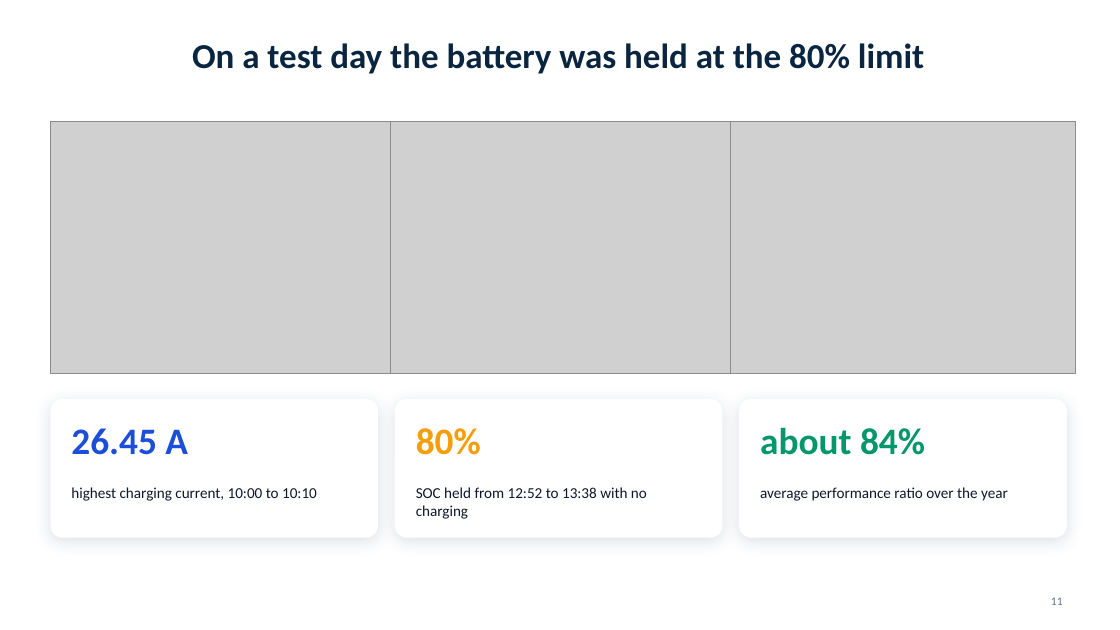
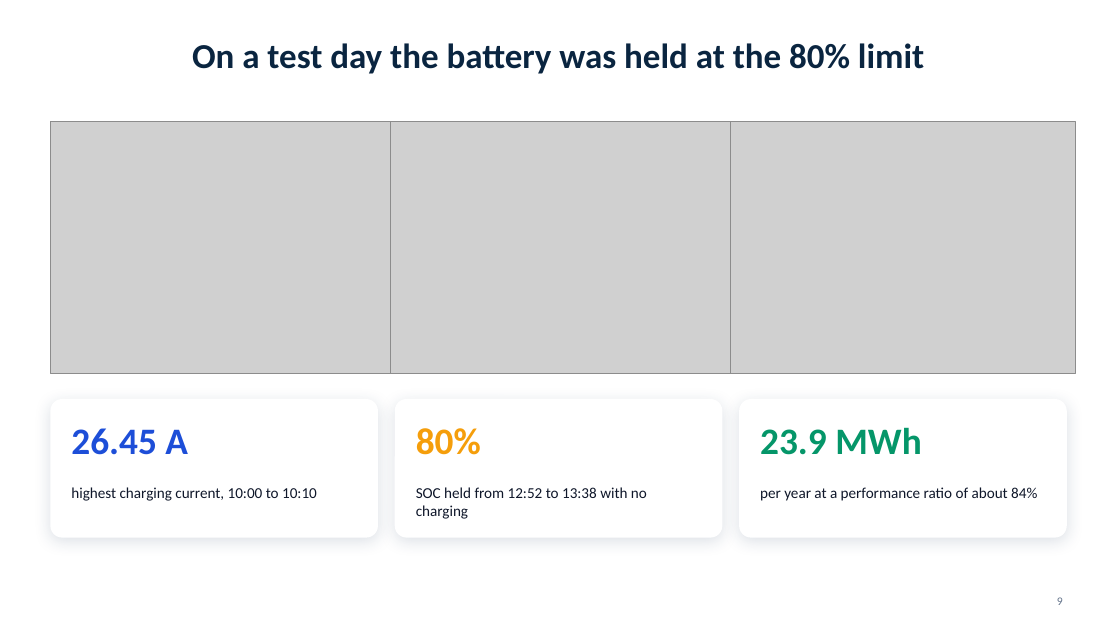
Before and after one commit to shariarmahir/Project-portfolio, a slide deck: slide 9 of public/downloads/presentation-iot-charging-infrastructure.pptx (slide 11 before the commit). Drawn at 1120x630 pixels with LibreOffice and Linux fonts; fonts in the diff are those of the drawing; grey boxes stand for pictures; background and template pictures are left out. Boxes give left, top, right and bottom in pixels: in the first picture for what was removed or moved away, otherwise in the second. Text is boxed around its words. In the diff, an @@ line names an element or a change of style, - is before the commit and + after.

```diff
--- a/public/downloads/presentation-iot-charging-infrastructure.pptx
+++ b/public/downloads/presentation-iot-charging-infrastructure.pptx
@@ text at (x1=760, y1=427, x2=922, y2=455): text changed @@
-about 84%
+23.9 MWh
@@ text at (x1=760, y1=487, x2=1037, y2=501): text changed @@
-average performance ratio over the year
+per year at a performance ratio of about 84%
@@ page number at (x1=1057, y1=597, x2=1063, y2=605): text changed @@
-11
+9
```
Also in this commit, not shown: 12 other slides changed, 10 slides added, 10 slides removed, 18 other files.
